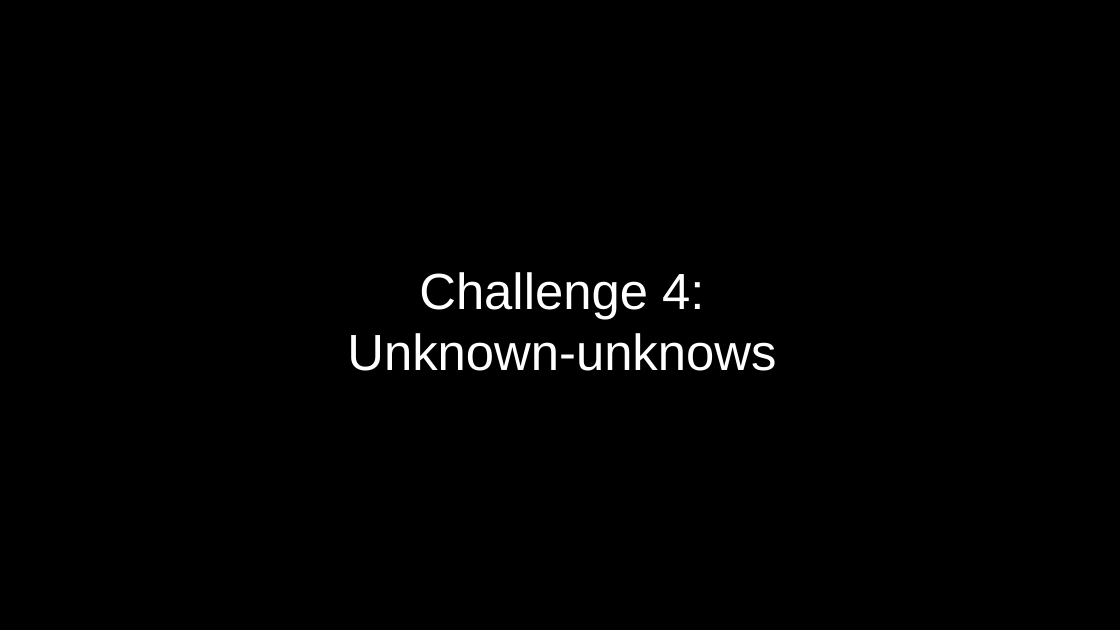
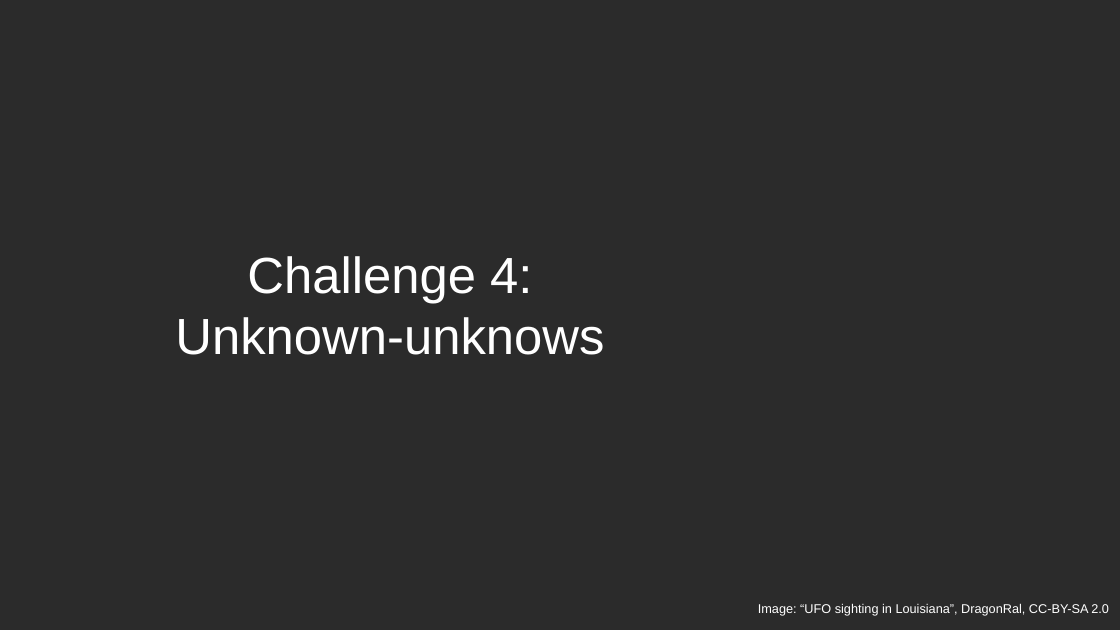
Before and after one commit to exasol/tutorials, a slide deck: slide 30 of estimating/estimating.odp (slide 29 before the commit). Drawn at 1120x630 pixels with LibreOffice and Linux fonts; fonts in the diff are those of the drawing; background and template pictures are left out; a plain dark background stands for a picture behind light text. Boxes give left, top, right and bottom in pixels: in the first picture for what was removed or moved away, otherwise in the second. Text is boxed around its words. In the diff, an @@ line names an element or a change of style, - is before the commit and + after.

```diff
--- a/estimating/estimating.odp
+++ b/estimating/estimating.odp
@@ background #000000 to picture (left out) @@
@@ subtitle "Challenge 4:": place and size @@
-subtitle "Challenge 4:" at (347, 272, 776, 371)
+subtitle "Challenge 4:" at (175, 256, 604, 355)
@@ text added at (758, 603, 1109, 616), 9 pt, text #FFFFFF @@
+Image: “UFO sighting in Louisiana”, DragonRal, CC-BY-SA 2.0
```
Also in this commit, not shown: 15 other slides changed, 4 slides added, 3 slides removed.
